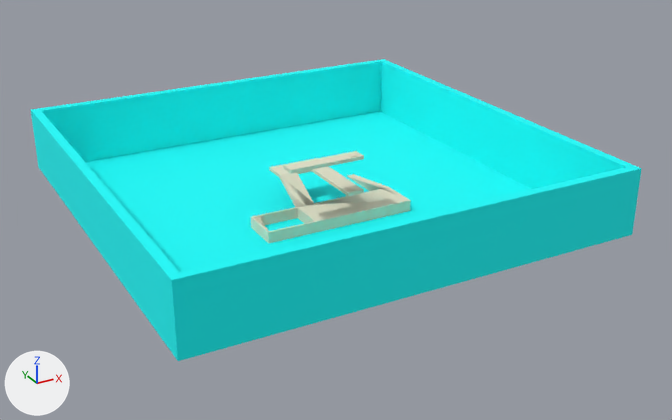
One commit to the COLLADA model models/building.dae: the scene before it, then after it.
Rendered twice from a camera (50 mm lens) standing at (-854.0, -1672.0, 795.0) and looking at (34.0, -57.0, -12.0). Arrows for +X, +Y and +Z are at lower left; the lights stay in place. Where no turn or scale is listed for an object, it has been applied to the vertices. Vertices at the same position are counted once.

Names of what the first picture shows: 'SketchUp', 'group_0'.
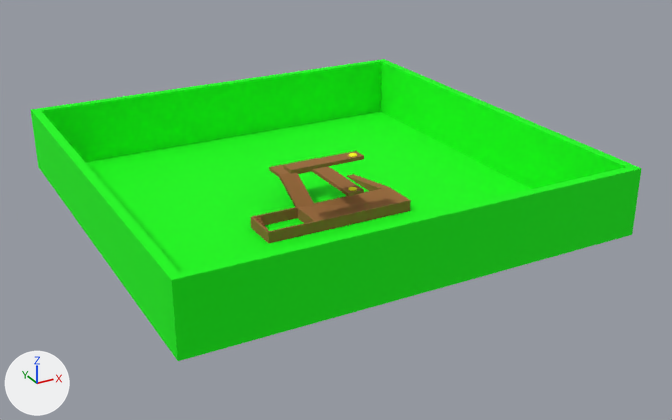
Where the newer file only moved an object's origin or applied its transform, the numbers keep the older frame.

What changed in the scene script:
```text
Add mat_material_2:
    mat_material_2 = principled_material('material_2')
    mat_material_2.base_color = (0.0, 1.0, 0.0)  # green #00ff00
    mat_material_2.roughness = 0.9
Add mat_material_4:
    mat_material_4 = principled_material('material_4')
    mat_material_4.base_color = (0.319, 0.133, 0.0331)  # brown #996633
    mat_material_4.roughness = 0.9
Add mat_material_5:
    mat_material_5 = principled_material('material_5')
    mat_material_5.base_color = (1.0, 1.0, 0.0)  # yellow #ffff00
    mat_material_5.roughness = 0.9
Change me_sketchup:
    used by ob_sketchup; location = (0.0, 0.0, 0.0)
    remove me_sketchup.from_pydata(...)  # 184 vertices, 368 faces; spans x -175.0..155.0, y -162.0..79.0, z 0.0..144.0
    add me_sketchup.from_pydata(...)  # 181 vertices, 360 faces; spans x -175.0..155.0, y -162.0..79.0, z 0.0..144.0
    me_sketchup part 1
    3 vertices are removed from x -175.0, y -158.0..-78.0, z 0.0..24.0
    16 faces are deleted
    8 new faces join them, mat_material_4 (brown #996633)
    me_sketchup part 2: 212 faces spanning x -175.0..155.0, y -162.0..79.0, z 0.0..142.0 switch from mat_material (light grey #e1e1c8) to mat_material_4 (brown #996633)
    me_sketchup part 3: 140 faces spanning x 17.0..34.0, y -152.0..-135.0, z 69.0..144.0 switch from mat_material (light grey #e1e1c8) to mat_material_5 (yellow #ffff00)
Change me_group_0:
    where me_group_0.from_pydata(...)  # 16 vertices, 34 faces; spans x -476.0..480.0, y -476.0..480.0, z 0.0..142.0
    remove me_group_0.materials.append(mat_material_3)  # cyan #00ffff
    add me_group_0.materials.append(mat_material_2)  # green #00ff00
```

Boxes [x1, y1, x2, y2] around the edits, measured in the pictures (672 x 420 px):
'group_0', recoloured (cyan to green)
    both: [31, 59, 642, 361]
part 1 of me_sketchup, cut back
    both: [251, 203, 397, 243]
part 2 of me_sketchup, recoloured
    both: [251, 151, 411, 243]
part 3 of me_sketchup, recoloured
    both: [348, 153, 357, 191]
